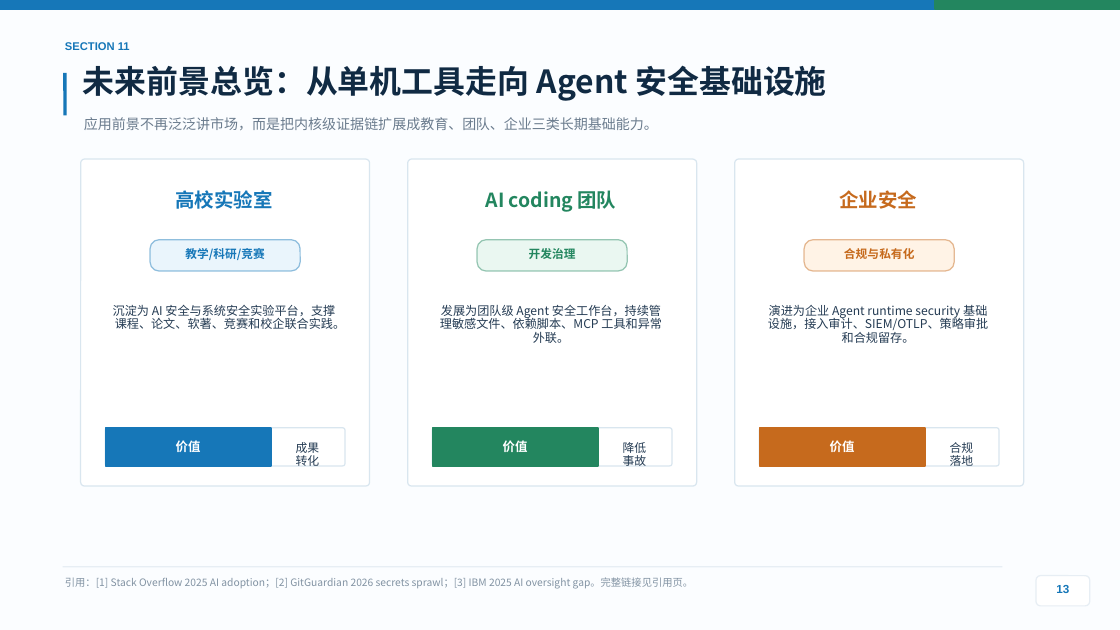
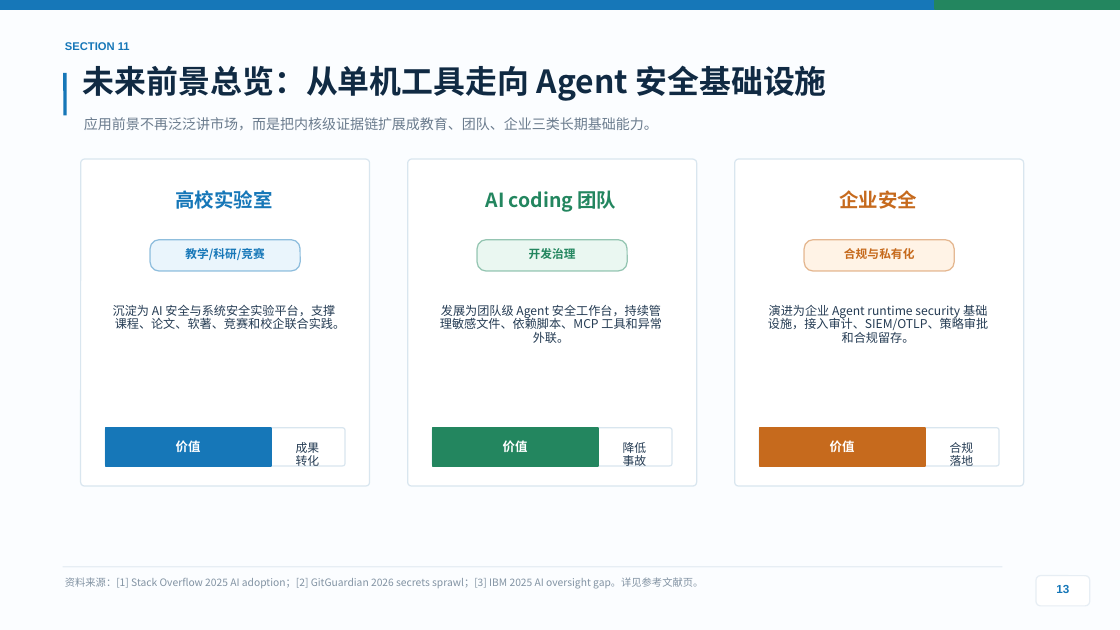
Before and after one commit to stevessr/agent-ebpf-filter, a slide deck: slide 13 of docs/competition/2026-guochuang/output/final/Agent-eBPF-Filter-项目答辩路演PPT-浅色优化版.pptx. Drawn at 1120x630 pixels with LibreOffice and Linux fonts; fonts in the diff are those of the drawing. Boxes give left, top, right and bottom in pixels: in the first picture for what was removed or moved away, otherwise in the second. Text is boxed around its words. In the diff, an @@ line names an element or a change of style, - is before the commit and + after.

Commit message:
优化项目答辩PPT，更新引用信息页格式，调整资料来源标注，新增静态预览图

```diff
--- a/docs/competition/2026-guochuang/output/final/Agent-eBPF-Filter-项目答辩路演PPT-浅色优化版.pptx
+++ b/docs/competition/2026-guochuang/output/final/Agent-eBPF-Filter-项目答辩路演PPT-浅色优化版.pptx
@@ text at box(65, 577, 703, 589): text changed @@
-引用：[1] Stack Overflow 2025 AI adoption；[2] GitGuardian 2026 secrets sprawl；[3] IBM 2025 AI oversight gap。完整链接见引用页。
+资料来源：[1] Stack Overflow 2025 AI adoption；[2] GitGuardian 2026 secrets sprawl；[3] IBM 2025 AI oversight gap。详见参考文献页。
```
Also in this commit, not shown: 5 other slides changed, 9 other files.
